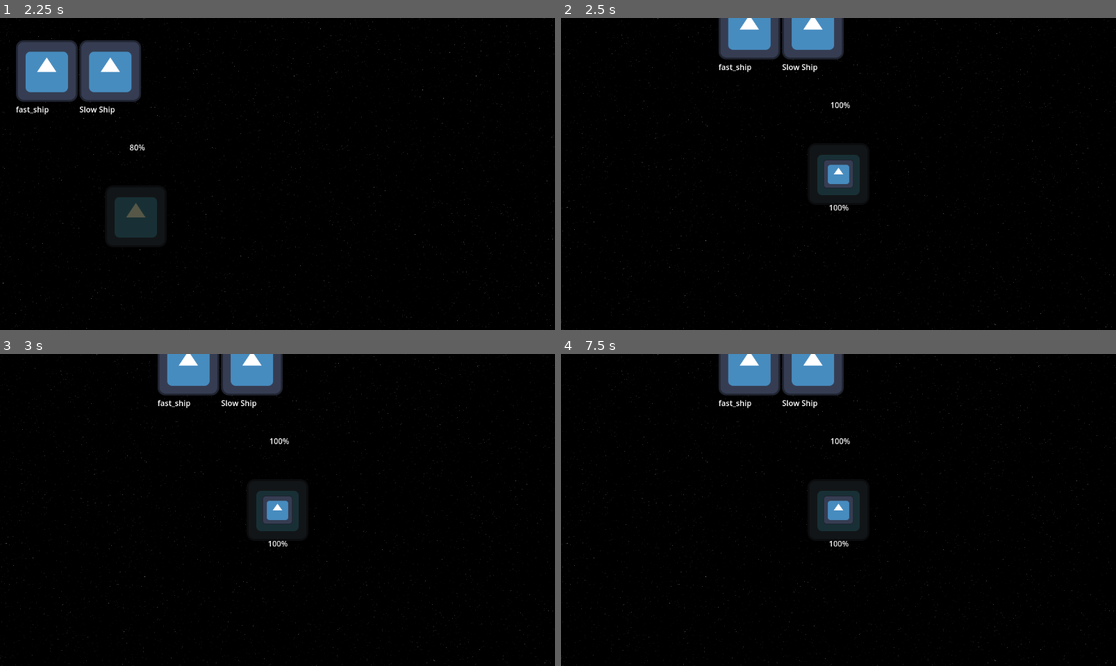
Above: before the commit, frames 1-4 (two rows, left to right).
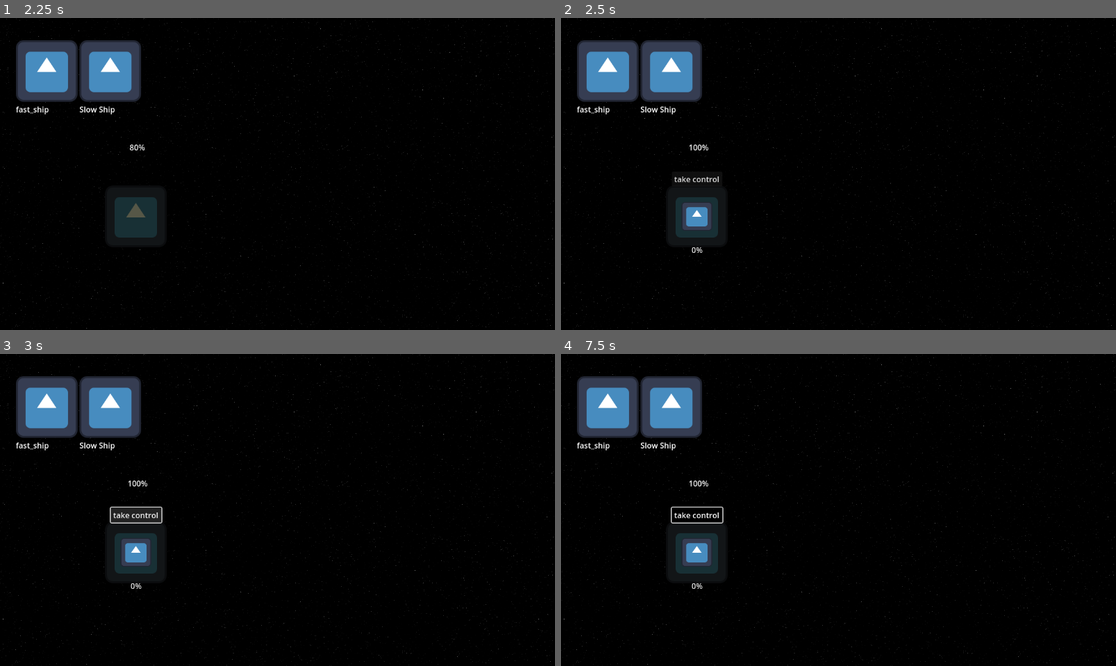
Above: after the commit, the same moments.

Repository: pcvonz/multiplayer_demo
Game: Godot game, scene res://World/world.tscn
Same seed, same stepped clock (60 frames per second), same inputs: the game is played once before the commit and once after it. This scene is started directly instead of the project's main scene. The engine's default icon, where the game draws it, is replaced by a stand-in: a white triangle on a blue panel in a dark square.
Inputs (mouse positions are in pixels of both pictures, inside the frame that each line leads up to):
- Up to frame 1 (2.25 s): tap Enter at 0.5, 2 s; move the mouse to (44, 77) at 0.52 s; hold Right (ui_right) 0.53-1.28 s; click (44, 77) at 0.6 s; tap Space (fire) at 1.25 s; move the mouse to (111, 77) at 1.27 s; hold Down (ui_down) 1.28-2.03 s; click (111, 77) at 1.35 s; move the mouse to (333, 105) at 2.02 s; hold Right (ui_right) from 2.03 s (still down); hold Space (fire) from 2.03 s (still down)
- Up to frame 2 (2.5 s): keep holding Right (ui_right); keep holding Space (fire); click (894, 105) at 2.3 s
- Up to frame 3 (3 s): release Right (ui_right) at 2.75 s; release Space (fire) at 2.75 s; click (138, 516) at 2.75 s, where only the run after the commit has a clickable "take control"
- Up to frame 4 (7.5 s): tap Space (fire) at 3.5, 5, 5.1 s; move the mouse to (810, 572) at 3.52 s; hold Up (ui_up) 3.53-4.28 s; click (810, 572) at 3.6 s; tap Enter at 4.25 s; move the mouse to (1005, 556) at 4.27 s; hold Left (ui_left) 4.28-5.78 s; click (1005, 556) at 4.35 s; move the mouse to (672, 463) at 5.02 s; click (672, 463) at 5.3 s; move the mouse to (866, 510) at 5.77 s; hold Down (ui_down) 5.78-6.53 s; click (866, 510) at 5.85 s; move the mouse to (755, 432) at 6.52 s; hold Right (ui_right) 6.53-7.28 s; click (755, 432) at 6.6 s; move the mouse to (960, 494) at 7.27 s; hold Up (ui_up) from 7.28 s (still down); hold Space (fire) from 7.28 s (still down)

Frame 1 is identical in both runs. In frame 2, 10% of the frame differs, in the area x 0-100%, y 0-100%; in frame 3, 11%; in frame 4, 10%.
Error in both runs: Out of bounds get index '1' (on base: 'Dictionary') (res://World/World.gd:33)

Commit message:
add ability to control other ships

Diff:
--- a/World/World.gd
+++ b/World/World.gd
@@ -31,7 +31,7 @@
 	var new_player = preload("res://ship/player.tscn").instantiate()
 	new_player.add_child(new_ship)
 	var player_name = Global.players[id].name
-	new_ship.on_add_to_spawner.connect(_on_add_to_spawner)
+	new_player.on_add_to_spawner.connect(_on_add_to_spawner)
 	new_player.player_id = id
 	new_player.name = "%s" % id
 	return new_player
--- a/factory/factory.gd
+++ b/factory/factory.gd
@@ -40,6 +40,7 @@
 	var spawn_node = spawner.get_node(spawner.spawn_path)
 	spawn_node.call_deferred("add_child", scene, true)
 
+
 # Called every frame. 'delta' is the elapsed time since the previous frame.
 func _process(_delta):
 	if currently_building and multiplayer.is_server:
--- a/ship/PlayerInput.gd
+++ b/ship/PlayerInput.gd
@@ -54,6 +54,7 @@
 
 	if event.is_action_pressed("ui_down"):
 		set_brake.rpc( true )
+
 	if event.is_action_released("ui_down"):
 		set_brake.rpc( false )
 
@@ -61,6 +62,7 @@
 		activate_primary_weapon.rpc()
 
 	if event.is_action_released("click"):
+		# Disabling to work on factory feature
 		return
 		var mouse_event: InputEventMouse = event
 		var mouse_position = mouse_event.position
--- a/ship/player.gd
+++ b/ship/player.gd
@@ -1,5 +1,11 @@
 extends Node2D
 @export var player_name: String
+@onready var camera: Camera2D = $Camera2D
+@onready var unit: Node
+@onready var input: MultiplayerSynchronizer = $PlayerInput
+
+const CAMERA_SPEED = 6.0
+signal on_add_to_spawner(node: Node)
 
 @export var player_id := -1 :
 	set(id):
@@ -10,11 +16,40 @@
 
 # Called when the node enters the scene tree for the first time.
 func _ready():
-	var camera = find_child("Camera2D")
-	var input = $PlayerInput
-	var ship = get_node("ship")
-	ship.input = input
 	if player_id == multiplayer.get_unique_id() and camera:
 		camera.enabled = true
 	elif camera:
 		camera.enabled = false
+
+func _process(delta):
+	if unit:
+		camera.global_position = unit.global_position
+	else:
+		if !input:
+			return
+		if input.thrust_engaged:
+			camera.global_position += ( Vector2(0, -1) ) * CAMERA_SPEED
+		if input.rotating_port:
+			camera.global_position += ( Vector2(-1, 0) ) * CAMERA_SPEED
+		if input.rotating_starboard:
+			camera.global_position += ( Vector2(1, 0) ) * CAMERA_SPEED
+		if input.brake_engaged:
+			camera.global_position += ( Vector2(0, 1) ) * CAMERA_SPEED
+
+func _on_add_to_spawner(node: Node):
+	on_add_to_spawner.emit(node)
+
+@rpc("call_local", "reliable", "any_peer")
+func take_control(node: NodePath, player_id_requesting_control: int):
+	for player in get_tree().get_nodes_in_group("players"):
+		if  player.player_id == player_id_requesting_control:
+			if player.unit:
+				player.unit.input = null
+			print(player.player_id)
+			player.unit = get_node(node)
+			player.unit.input = player.input
+			player.unit.on_add_to_spawner.connect(_on_add_to_spawner)
+
+
+func _on_take_control(node: Node, player_id_requesting_control: int):
+	take_control.rpc(node.get_path(), player_id_requesting_control)
--- a/ship/player.tscn
+++ b/ship/player.tscn
@@ -3,13 +3,13 @@
 [ext_resource type="Script" path="res://ship/player.gd" id="1_n3lge"]
 [ext_resource type="PackedScene" uid="uid://bmb1q6u04otj5" path="res://ship/player_input.tscn" id="1_yn2i6"]
 
-[node name="player" type="Node2D"]
+[node name="player" type="Node2D" groups=["players"]]
 script = ExtResource("1_n3lge")
-player_name = null
-player_id = null
 
 [node name="PlayerInput" parent="." instance=ExtResource("1_yn2i6")]
 
 [node name="id" type="Label" parent="."]
 offset_right = 40.0
 offset_bottom = 23.0
+
+[node name="Camera2D" type="Camera2D" parent="."]
--- a/ship/ship.gd
+++ b/ship/ship.gd
@@ -14,19 +14,24 @@
 @onready var anim: AnimationPlayer = get_node("AnimationPlayer")
 
 signal on_add_to_spawner(node: Node)
+signal take_control(node: Node, player_id: int)
 
 func _ready():
-	progress_bar.value = health
-	progress_bar.max_value = health
+	#progress_bar.value = health
+	#progress_bar.max_value = health
+	for player in get_tree().get_nodes_in_group("players"):
+		take_control.connect(player._on_take_control)
 	if not multiplayer.is_server():
 		set_physics_process_internal(false)
+		# Hack to stop jittery movement from physics
+		freeze = true
 		set_physics_process(false)
 	set_process(multiplayer.is_server())
 
 func _process(_delta):
 	if !input:
 		return
-	if health != progress_bar.value :
+	if health != progress_bar.value and health:
 		progress_bar.value = health
 		if health <= 0:
 			anim.play("damage")
@@ -58,7 +63,6 @@
 	explode_instance.global_position = global_position
 	on_add_to_spawner.emit(explode_instance)
 
-
 func _integrate_forces(state: PhysicsDirectBodyState2D):
 	if !input:
 		return
@@ -69,5 +73,10 @@
 		state.angular_velocity = clampf(state.angular_velocity - angular_speed, -max_angular_speed, max_angular_speed)
 	if input.rotating_starboard:
 		state.angular_velocity = clampf(state.angular_velocity + angular_speed, -max_angular_speed, max_angular_speed)
-	if input.rotating_port:
-		state.linear_velocity -= (state.linear_velocity.normalized() * stopping_speed)
+	if input.brake_engaged:
+		var stoppign_velocity = (linear_velocity.normalized() * stopping_speed)
+		linear_velocity -= stoppign_velocity
+
+func _on_button_pressed():
+	if input == null:
+		take_control.emit(self, multiplayer.get_unique_id())
--- a/ship/ship.tscn
+++ b/ship/ship.tscn
@@ -1,8 +1,7 @@
-[gd_scene load_steps=9 format=3 uid="uid://1r5lguti5vfn"]
+[gd_scene load_steps=8 format=3 uid="uid://1r5lguti5vfn"]
 
 [ext_resource type="Script" path="res://ship/ship.gd" id="1_kbfi8"]
 [ext_resource type="Texture2D" uid="uid://t5lcyvo0c2yw" path="res://icon.svg" id="2_bpfnb"]
-[ext_resource type="PackedScene" uid="uid://bmb1q6u04otj5" path="res://ship/player_input.tscn" id="3_r2dtr"]
 
 [sub_resource type="RectangleShape2D" id="RectangleShape2D_mw1cn"]
 size = Vector2(78, 76)
@@ -61,7 +60,7 @@
 "damage": SubResource("Animation_3246v")
 }
 
-[node name="ship" type="RigidBody2D" groups=["players"]]
+[node name="ship" type="RigidBody2D"]
 gravity_scale = 0.0
 can_sleep = false
 script = ExtResource("1_kbfi8")
@@ -72,11 +71,6 @@
 [node name="Sprite2D" type="Sprite2D" parent="."]
 scale = Vector2(0.5, 0.471)
 texture = ExtResource("2_bpfnb")
-
-[node name="Camera2D" type="Camera2D" parent="."]
-position_smoothing_speed = 100.0
-
-[node name="PlayerInput" parent="." instance=ExtResource("3_r2dtr")]
 
 [node name="ServerSynchronizer" type="MultiplayerSynchronizer" parent="."]
 replication_config = SubResource("SceneReplicationConfig_3ri7u")
@@ -91,3 +85,13 @@
 libraries = {
 "": SubResource("AnimationLibrary_cdtyu")
 }
+
+[node name="Button" type="Button" parent="."]
+offset_left = -52.0
+offset_top = -93.0
+offset_right = 53.0
+offset_bottom = -62.0
+text = "take control
+"
+
+[connection signal="pressed" from="Button" to="." method="_on_button_pressed"]
